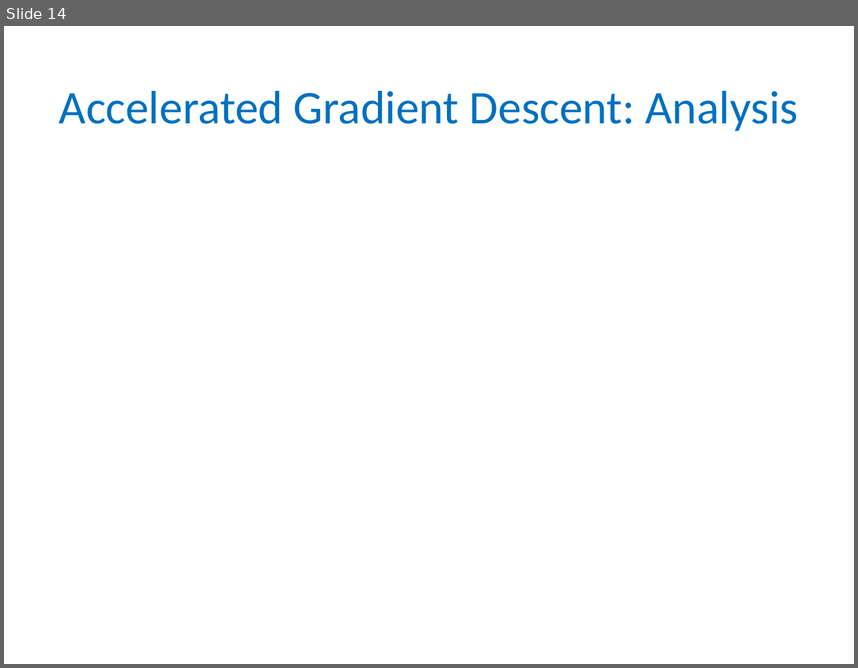
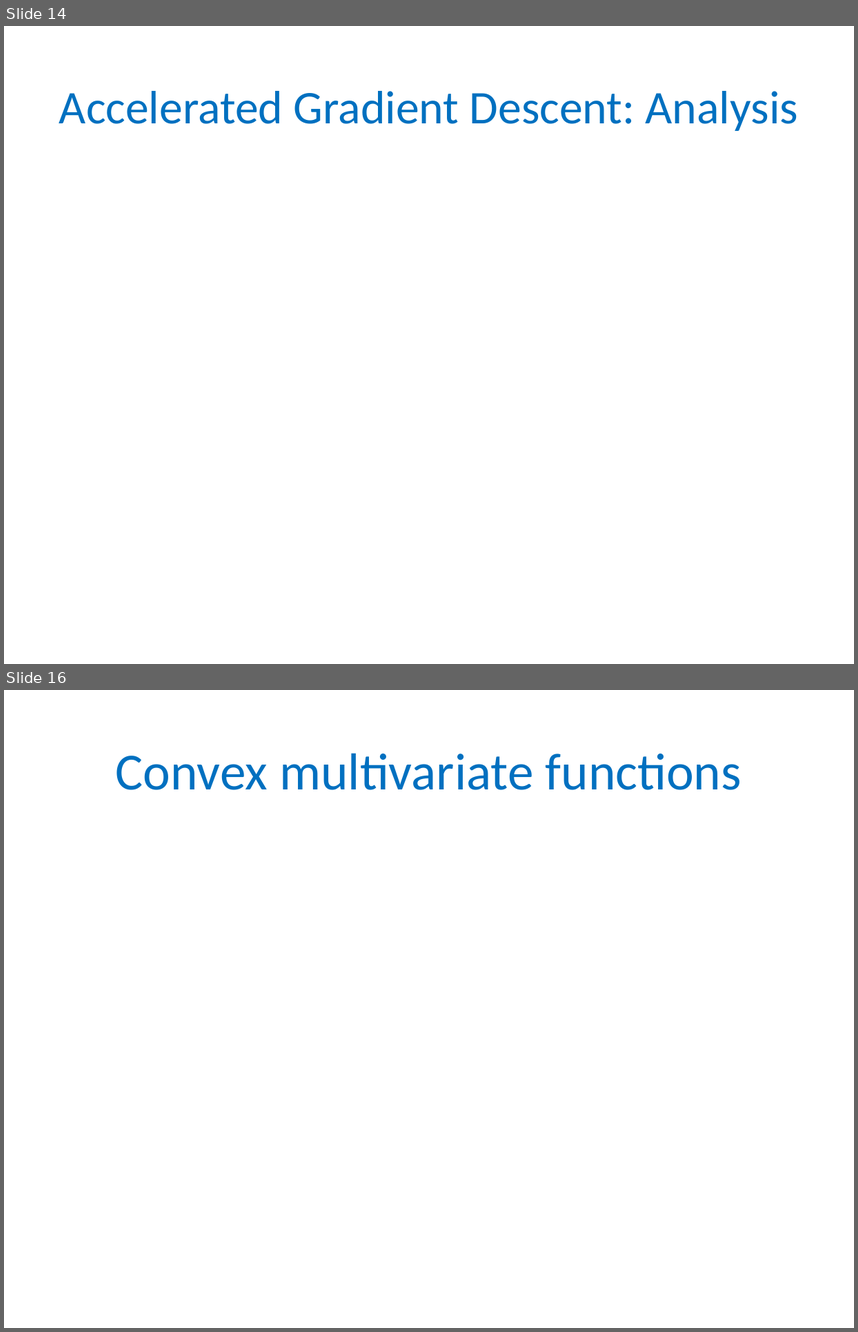
Before and after one commit to gyaroslavtsev/gyaroslavtsev.github.io, a slide deck: big-data/lecture08.pptx. Shown one above the other, each under a label of ours: slide 14 before the commit, slides 14 and 16 after it; the slides between them are not shown. The pictures are 858x668 and 858x1332 pixels, drawn with LibreOffice and Linux fonts; fonts in the diff are those of the drawing; grey boxes stand for pictures. Boxes give left, top, right and bottom in pixels: in the first picture for what was removed or moved away, otherwise in the second. Text is boxed around its words. In the diff, an @@ line names an element or a change of style, - is before the commit and + after.

```diff
--- a/big-data/lecture08.pptx
+++ b/big-data/lecture08.pptx
@@ slide 16 added at (4,690,854,1328), background #FFFFFF @@
@@ title added at (116,753,742,790), 44 pt, text #0070C0 @@
+Convex multivariate functions
```
Also in this commit, not shown: 9 other slides added, 1 slide removed, 7 other files.
